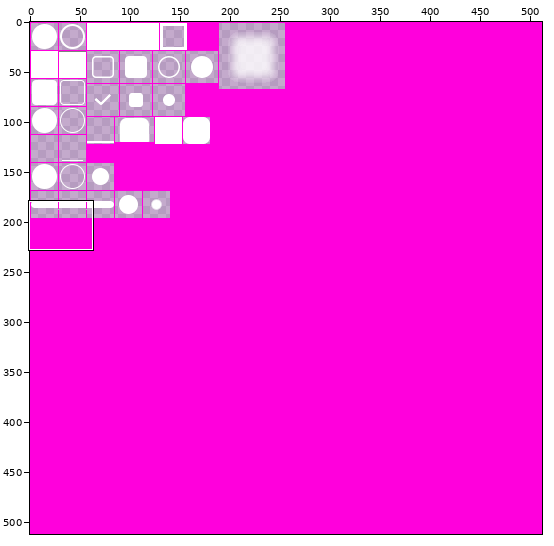
Sprite sheet: bin/std/modules/gui/src/paint/theme/widgets.png. The first picture is a wide view before the edit; the outline marks the close-up.
Close-up. Old version:
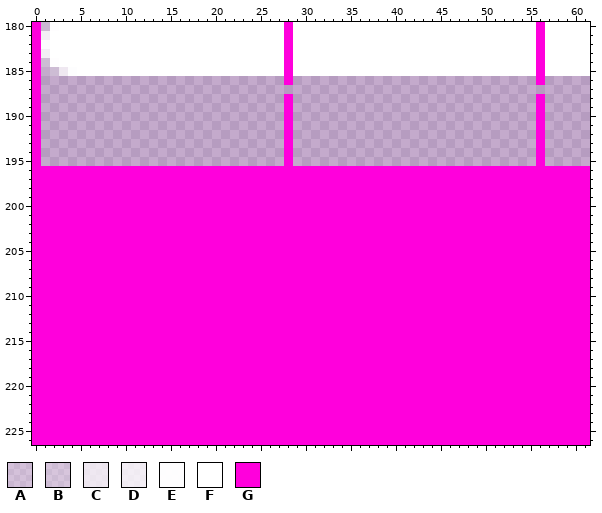
The file is 512x512 pixels. Pixels under 10% opacity are left out. Colours within 5 levels of each other are drawn and written as one. Shown: x 0..61, y 180..226.
Palette (. is transparent): A #ffffff46  B #ffffff52  C #ffffffbb  D #ffffffcc  E #fffffff9  F #ffffff  G #ff00dc
Pixels before (only the part around the change), first column x 0:
181 GDFFFFFFFFFFFFFFFFFFFFFFFFFFGFFFFFFFFFFFFFFFFFFFFFFFFFFFGFFFFF
182 GEFFFFFFFFFFFFFFFFFFFFFFFFFFGFFFFFFFFFFFFFFFFFFFFFFFFFFFGFFFFF
183 GDFFFFFFFFFFFFFFFFFFFFFFFFFFGFFFFFFFFFFFFFFFFFFFFFFFFFFFGFFFFF
184 GBEFFFFFFFFFFFFFFFFFFFFFFFFFGFFFFFFFFFFFFFFFFFFFFFFFFFFFGFFFFF
185 G.BCEFFFFFFFFFFFFFFFFFFFFFFFGFFFFFFFFFFFFFFFFFFFFFFFFFFFGFFFFF
186 G...........................G...........................G.....
187 G.............................................................
188 G...........................G...........................G.....
189 G...........................G...........................G.....
190 G...........................G...........................G.....
191 G...........................G...........................G.....
192 G...........................G...........................G.....
193 G...........................G...........................G.....
194 G...........................G...........................G.....
195 G...........................G...........................G.....
196 GGGGGGGGGGGGGGGGGGGGGGGGGGGGGGGGGGGGGGGGGGGGGGGGGGGGGGGGGGGGGG
197 GGGGGGGGGGGGGGGGGGGGGGGGGGGGGGGGGGGGGGGGGGGGGGGGGGGGGGGGGGGGGG
198 GGGGGGGGGGGGGGGGGGGGGGGGGGGGGGGGGGGGGGGGGGGGGGGGGGGGGGGGGGGGGG
199 GGGGGGGGGGGGGGGGGGGGGGGGGGGGGGGGGGGGGGGGGGGGGGGGGGGGGGGGGGGGGG
200 GGGGGGGGGGGGGGGGGGGGGGGGGGGGGGGGGGGGGGGGGGGGGGGGGGGGGGGGGGGGGG
201 GGGGGGGGGGGGGGGGGGGGGGGGGGGGGGGGGGGGGGGGGGGGGGGGGGGGGGGGGGGGGG
202 GGGGGGGGGGGGGGGGGGGGGGGGGGGGGGGGGGGGGGGGGGGGGGGGGGGGGGGGGGGGGG
203 GGGGGGGGGGGGGGGGGGGGGGGGGGGGGGGGGGGGGGGGGGGGGGGGGGGGGGGGGGGGGG
204 GGGGGGGGGGGGGGGGGGGGGGGGGGGGGGGGGGGGGGGGGGGGGGGGGGGGGGGGGGGGGG
205 GGGGGGGGGGGGGGGGGGGGGGGGGGGGGGGGGGGGGGGGGGGGGGGGGGGGGGGGGGGGGG
206 GGGGGGGGGGGGGGGGGGGGGGGGGGGGGGGGGGGGGGGGGGGGGGGGGGGGGGGGGGGGGG
207 GGGGGGGGGGGGGGGGGGGGGGGGGGGGGGGGGGGGGGGGGGGGGGGGGGGGGGGGGGGGGG
208 GGGGGGGGGGGGGGGGGGGGGGGGGGGGGGGGGGGGGGGGGGGGGGGGGGGGGGGGGGGGGG
209 GGGGGGGGGGGGGGGGGGGGGGGGGGGGGGGGGGGGGGGGGGGGGGGGGGGGGGGGGGGGGG
210 GGGGGGGGGGGGGGGGGGGGGGGGGGGGGGGGGGGGGGGGGGGGGGGGGGGGGGGGGGGGGG
211 GGGGGGGGGGGGGGGGGGGGGGGGGGGGGGGGGGGGGGGGGGGGGGGGGGGGGGGGGGGGGG
212 GGGGGGGGGGGGGGGGGGGGGGGGGGGGGGGGGGGGGGGGGGGGGGGGGGGGGGGGGGGGGG
213 GGGGGGGGGGGGGGGGGGGGGGGGGGGGGGGGGGGGGGGGGGGGGGGGGGGGGGGGGGGGGG
214 GGGGGGGGGGGGGGGGGGGGGGGGGGGGGGGGGGGGGGGGGGGGGGGGGGGGGGGGGGGGGG
215 GGGGGGGGGGGGGGGGGGGGGGGGGGGGGGGGGGGGGGGGGGGGGGGGGGGGGGGGGGGGGG
216 GGGGGGGGGGGGGGGGGGGGGGGGGGGGGGGGGGGGGGGGGGGGGGGGGGGGGGGGGGGGGG
217 GGGGGGGGGGGGGGGGGGGGGGGGGGGGGGGGGGGGGGGGGGGGGGGGGGGGGGGGGGGGGG
218 GGGGGGGGGGGGGGGGGGGGGGGGGGGGGGGGGGGGGGGGGGGGGGGGGGGGGGGGGGGGGG
219 GGGGGGGGGGGGGGGGGGGGGGGGGGGGGGGGGGGGGGGGGGGGGGGGGGGGGGGGGGGGGG
220 GGGGGGGGGGGGGGGGGGGGGGGGGGGGGGGGGGGGGGGGGGGGGGGGGGGGGGGGGGGGGG
221 GGGGGGGGGGGGGGGGGGGGGGGGGGGGGGGGGGGGGGGGGGGGGGGGGGGGGGGGGGGGGG
222 GGGGGGGGGGGGGGGGGGGGGGGGGGGGGGGGGGGGGGGGGGGGGGGGGGGGGGGGGGGGGG
223 GGGGGGGGGGGGGGGGGGGGGGGGGGGGGGGGGGGGGGGGGGGGGGGGGGGGGGGGGGGGGG
224 GGGGGGGGGGGGGGGGGGGGGGGGGGGGGGGGGGGGGGGGGGGGGGGGGGGGGGGGGGGGGG
225 GGGGGGGGGGGGGGGGGGGGGGGGGGGGGGGGGGGGGGGGGGGGGGGGGGGGGGGGGGGGGG
226 GGGGGGGGGGGGGGGGGGGGGGGGGGGGGGGGGGGGGGGGGGGGGGGGGGGGGGGGGGGGGG
Once edited:
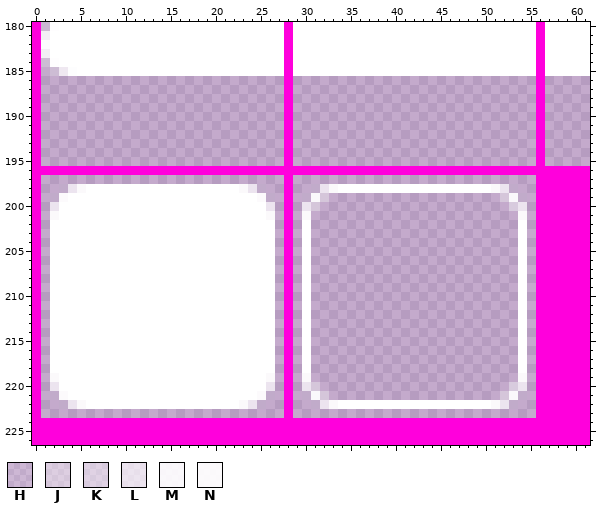
Colours new in this view: H #ffffff27  J #ffffff6b  K #ffffff78  L #ffffffad  M #ffffffe9  N #fffffff0
What changed:
Changed rows in their new state; - is an unchanged pixel.
first column x 28:
187 G---------------------------G
first column x 1:
197 ...........................-...........................
198 ..HLNFFFFFFFFFFFFFFFFFNLH..-..HLNFFFFFFFFFFFFFFFFFNLH..
199 .HNFFFFFFFFFFFFFFFFFFFFFNH.-.HMJ...................JMH.
200 .LFFFFFFFFFFFFFFFFFFFFFFFL.-.LJ.....................KL.
201 .NFFFFFFFFFFFFFFFFFFFFFFFN.-.N.......................N.
202 .FFFFFFFFFFFFFFFFFFFFFFFFF.-.F.......................F.
203 .FFFFFFFFFFFFFFFFFFFFFFFFF.-.F.......................F.
204 .FFFFFFFFFFFFFFFFFFFFFFFFF.-.F.......................F.
205 .FFFFFFFFFFFFFFFFFFFFFFFFF.-.F.......................F.
206 .FFFFFFFFFFFFFFFFFFFFFFFFF.-.F.......................F.
207 .FFFFFFFFFFFFFFFFFFFFFFFFF.-.F.......................F.
208 .FFFFFFFFFFFFFFFFFFFFFFFFF.-.F.......................F.
209 .FFFFFFFFFFFFFFFFFFFFFFFFF.-.F.......................F.
210 .FFFFFFFFFFFFFFFFFFFFFFFFF.-.F.......................F.
211 .FFFFFFFFFFFFFFFFFFFFFFFFF.-.F.......................F.
212 .FFFFFFFFFFFFFFFFFFFFFFFFF.-.F.......................F.
213 .FFFFFFFFFFFFFFFFFFFFFFFFF.-.F.......................F.
214 .FFFFFFFFFFFFFFFFFFFFFFFFF.-.F.......................F.
215 .FFFFFFFFFFFFFFFFFFFFFFFFF.-.F.......................F.
216 .FFFFFFFFFFFFFFFFFFFFFFFFF.-.F.......................F.
217 .FFFFFFFFFFFFFFFFFFFFFFFFF.-.F.......................F.
218 .FFFFFFFFFFFFFFFFFFFFFFFFF.-.F.......................F.
219 .NFFFFFFFFFFFFFFFFFFFFFFFN.-.N.......................N.
220 .LFFFFFFFFFFFFFFFFFFFFFFFL.-.LJ.....................KL.
221 .HNFFFFFFFFFFFFFFFFFFFFFNH.-.HMJ...................JMH.
222 ..HLNFFFFFFFFFFFFFFFFFNLH..-..HLNFFFFFFFFFFFFFFFFFNLH..
223 ...........................-...........................
Changed places in both close-ups, as pixel boxes (x1, y1, x2, y2):
added: (284, 85, 293, 94)
added: (536, 85, 545, 94)
changed: (41, 175, 536, 418)
